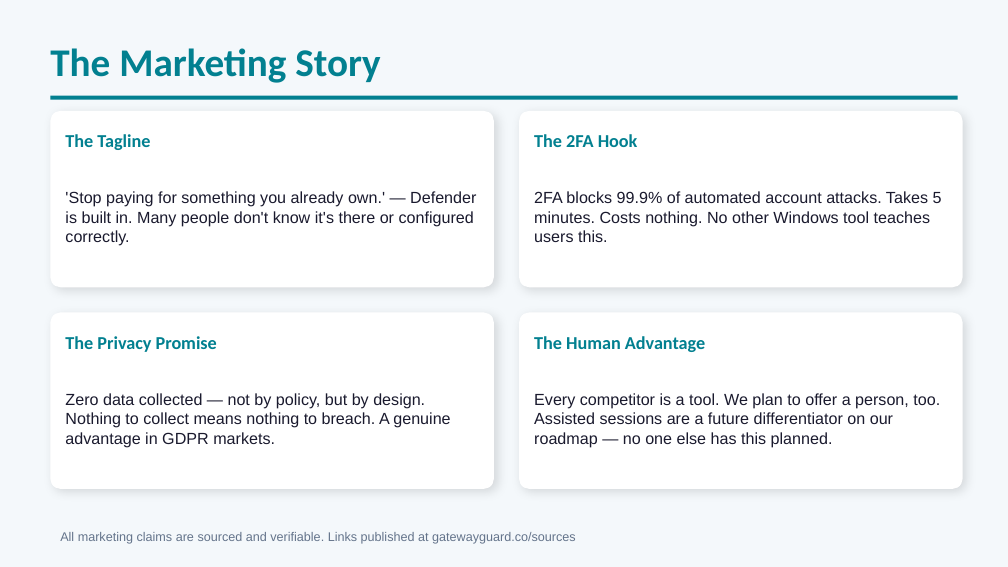
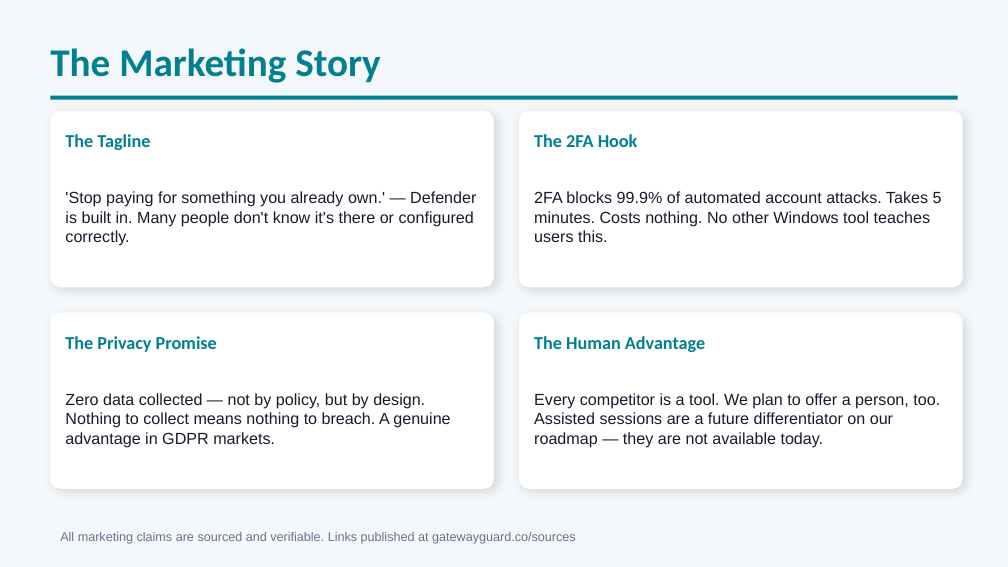
Before and after one commit to GatewayGuard/GatewayGuard, a slide deck: slide 8 of ProjectDocs/Presentation/GatewayGuard_FamilyPresentation_v3-2026-07-03.pptx. Drawn at 1008x567 pixels with LibreOffice and Linux fonts; fonts in the diff are those of the drawing. Boxes give left, top, right and bottom in pixels: in the first picture for what was removed or moved away, otherwise in the second. Text is boxed around its words. In the diff, an @@ line names an element or a change of style, - is before the commit and + after.

```diff
--- a/ProjectDocs/Presentation/GatewayGuard_FamilyPresentation_v3-2026-07-03.pptx
+++ b/ProjectDocs/Presentation/GatewayGuard_FamilyPresentation_v3-2026-07-03.pptx
@@ text at <box>534,393,940,447</box>: text changed @@
-Every competitor is a tool. We plan to offer a person, too. Assisted sessions are a future differentiator on our roadmap — no one else has this planned.
+Every competitor is a tool. We plan to offer a person, too. Assisted sessions are a future differentiator on our roadmap — they are not available today.
```
Also in this commit, not shown: 1 other slide changed, 2 other files.
